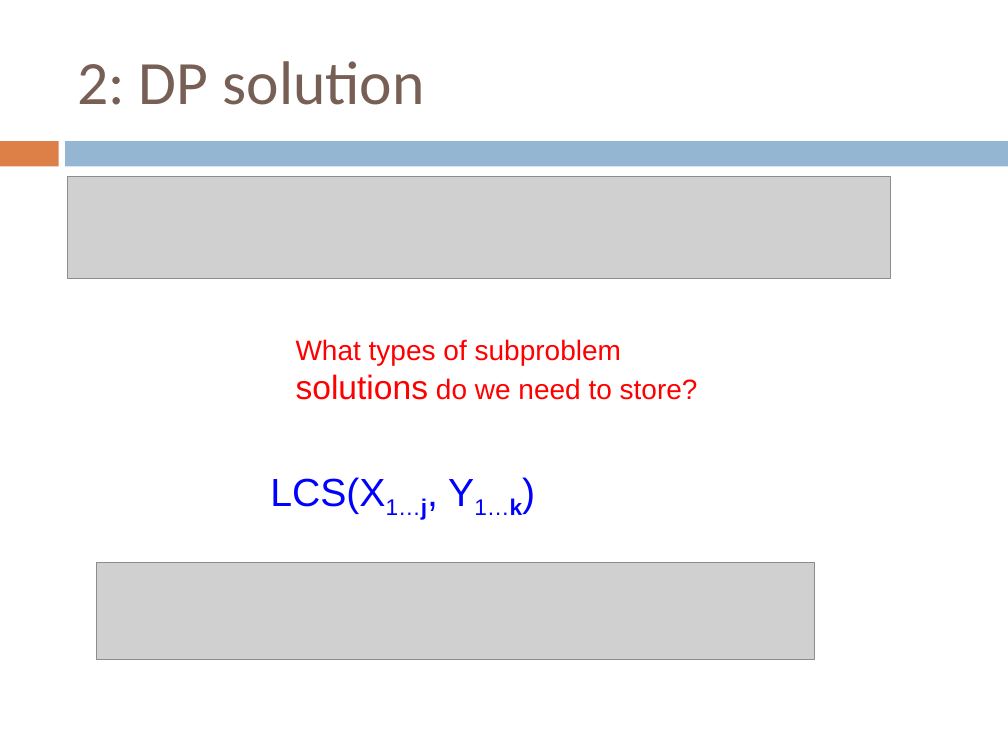
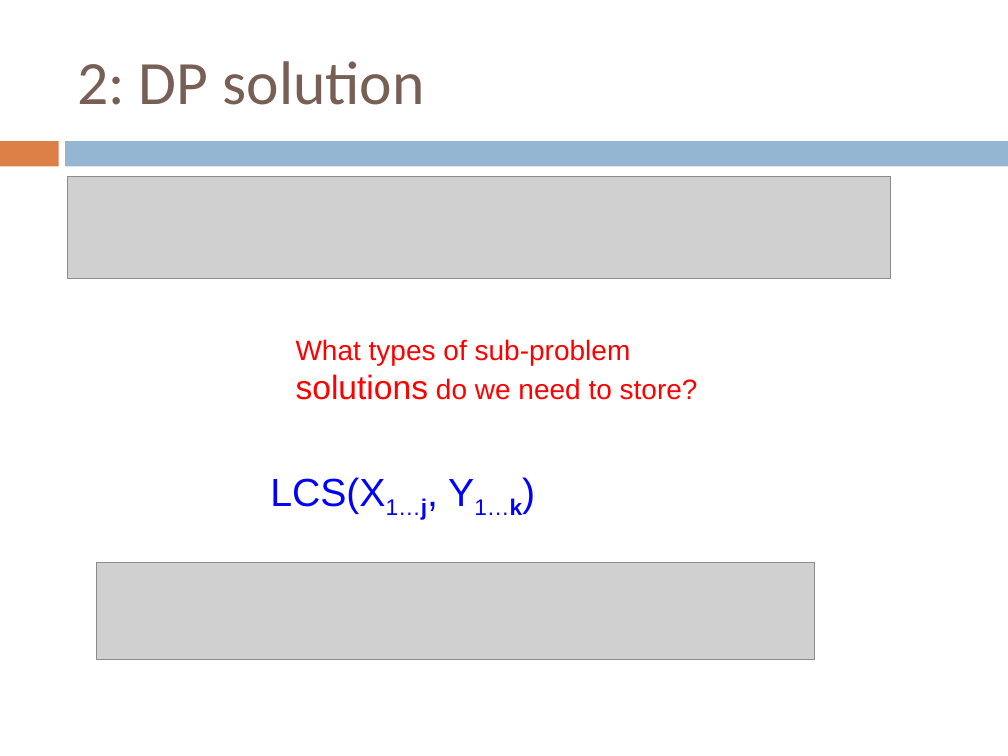
Before and after one commit to Collins-kariuk/Algorithms, a slide deck: slide 76 of Lectures/Lecture 10_Dynamic Programming.pptx. Drawn at 1008x756 pixels with LibreOffice and Linux fonts; fonts in the diff are those of the drawing; grey boxes stand for pictures. Boxes give left, top, right and bottom in pixels: in the first picture for what was removed or moved away, otherwise in the second. Text is boxed around its words. In the diff, an @@ line names an element or a change of style, - is before the commit and + after.

```diff
--- a/Lectures/Lecture 10_Dynamic Programming.pptx
+++ b/Lectures/Lecture 10_Dynamic Programming.pptx
@@ text at [296,339,698,400]: text changed @@
-What types of subproblem solutions do we need to store?
+What types of sub-problem solutions do we need to store?
```
Also in this commit, not shown: 6 other slides changed.
